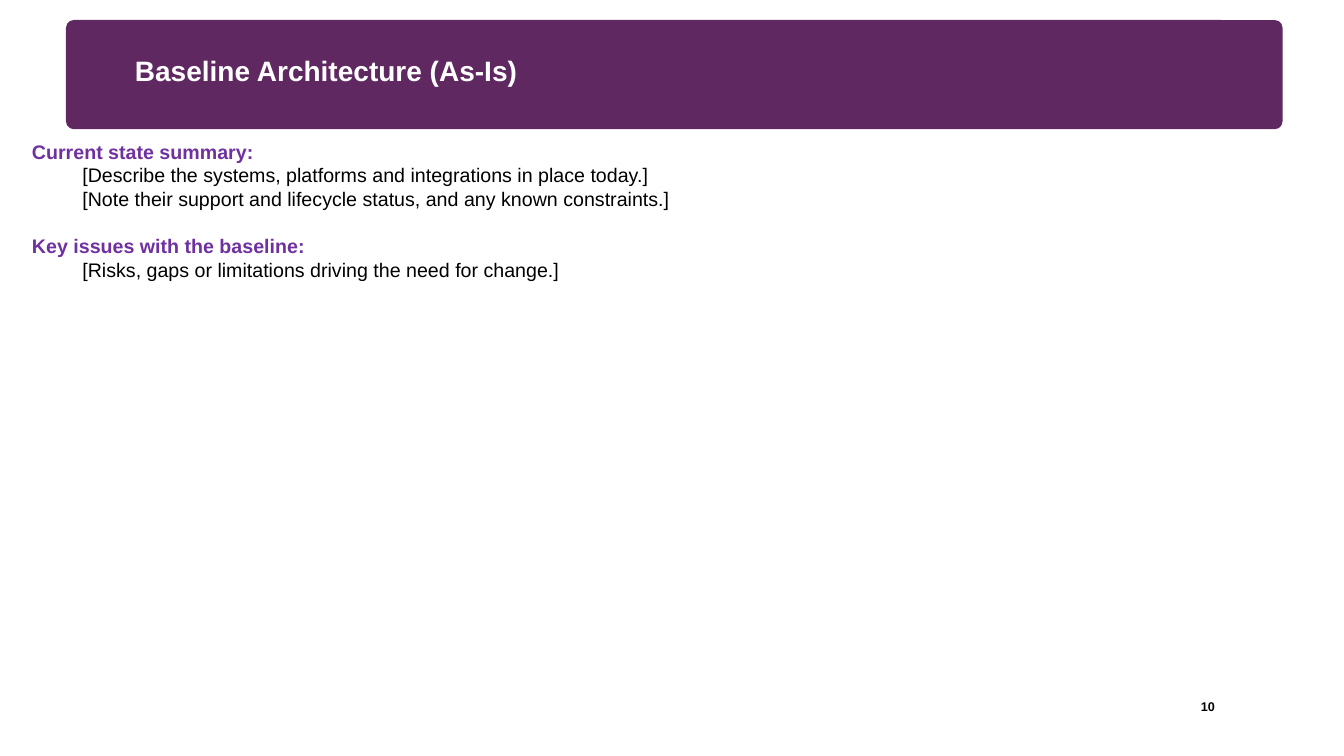
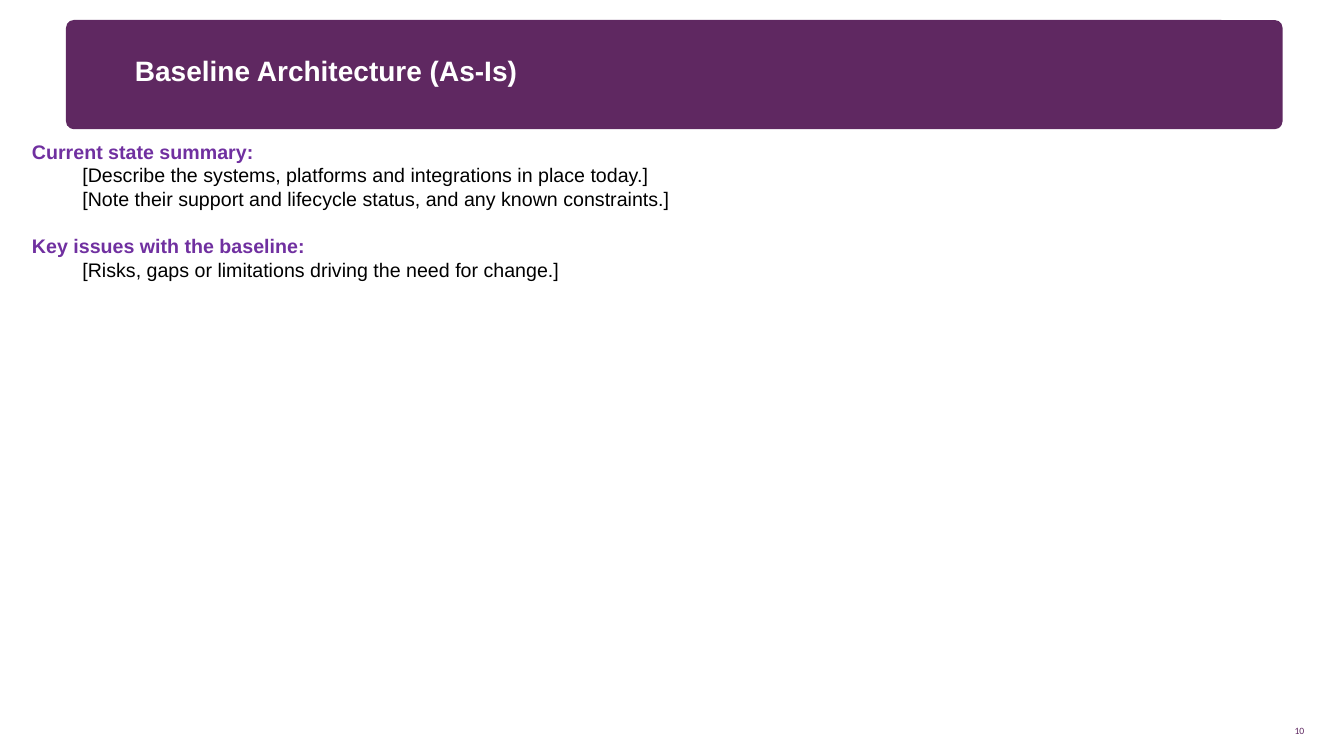
Before and after one commit to davegarner/Template-Documentation, a slide deck: slide 10 of Finalised Templates/PowerPoint/Architecture_Vision_Paper_Template.pptx. Drawn at 1344x756 pixels with LibreOffice and Linux fonts; fonts in the diff are those of the drawing; background and template pictures are left out. Boxes give left, top, right and bottom in pixels: in the first picture for what was removed or moved away, otherwise in the second. Text is boxed around its words. In the diff, an @@ line names an element or a change of style, - is before the commit and + after.

```diff
--- a/Finalised Templates/PowerPoint/Architecture_Vision_Paper_Template.pptx
+++ b/Finalised Templates/PowerPoint/Architecture_Vision_Paper_Template.pptx
@@ page number moved from (x1=1201, y1=702, x2=1215, y2=711) to (x1=1295, y1=727, x2=1305, y2=734) @@
@@ page number at (x1=1295, y1=727, x2=1305, y2=734): size 9 to 6.9 pt, font Arial to Calibri, text colour #000000 to #5F2861, bold off @@
```
Also in this commit, not shown: 12 other slides changed, 2 other files.
